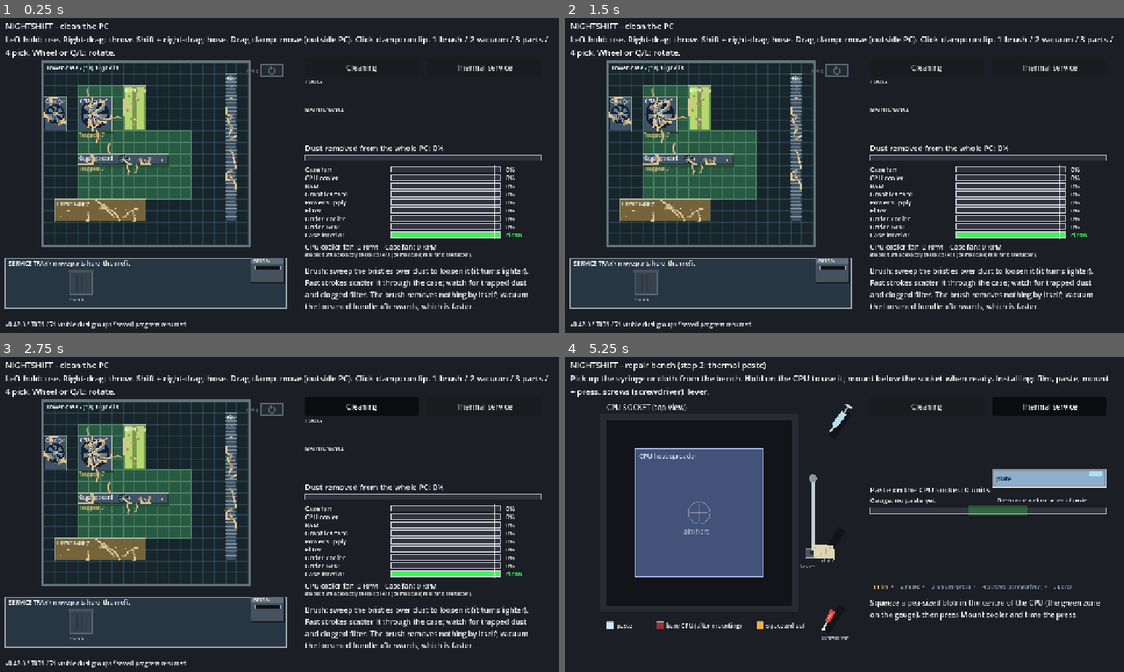
Above: before the commit, frames 1-4 (two rows, left to right).
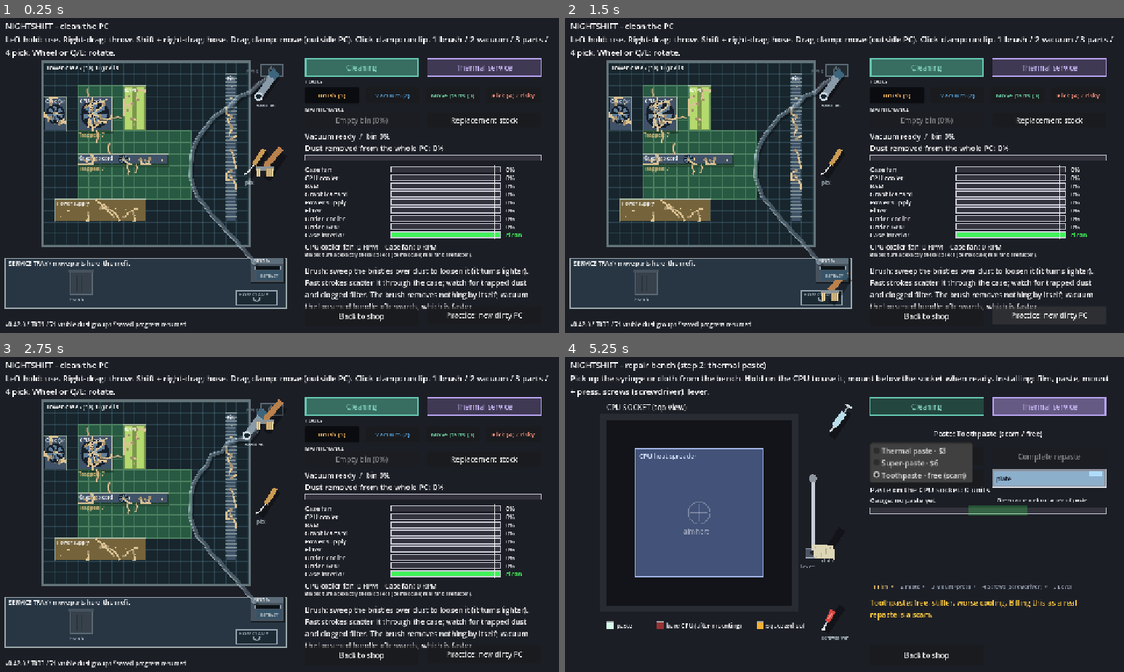
Above: after the commit, the same moments.

Repository: 123rearearcode/nighshift_real
Game: Godot game, scene res://scenes/bench.tscn
The game is run twice, just before and just after one commit, with the same random seed, the same clock (stepped at 60 frames per second) and the same inputs. This scene is started directly instead of the project's main scene.
Inputs (mouse positions are in pixels of both pictures, inside the frame that each line leads up to):
- Up to frame 1 (0.25 s): no input
- Up to frame 2 (1.5 s): click (1051, 314) at 0.5 s, where only the run after the commit has a clickable "Practice: new dirty PC"; click (1051, 314) at 1.25 s, where only the run after the commit has a clickable "Practice: new dirty PC"
- Up to frame 3 (2.75 s): click "Cleaning" at 2 s
- Up to frame 4 (5.25 s): click "Thermal service" at 2.75 s; click (989, 432) at 3.5 s, where only the run after the commit has a clickable "Paste: Thermal paste ($3)"; click (928, 479) at 4.25 s, where only the run after the commit has a clickable "Cooler base"; click (989, 432) at 5 s, where only the run after the commit has a clickable "Paste: Toothpaste (scam / fre…"

The runs differ from the first frame. In frame 1, 4.4% of the frame differs, in the area x 33-97%, y 12-97%; in frame 2, 4.4%; in frame 3, 4.4%; in frame 4, 5.9%, in the area x 54-97%, y 12-97%.
Error before the commit: Invalid assignment of property or key 'stage_buttons' with value of type 'Array' on a base object of type 'Node2D (bench_view.gd)'. (res://scripts/view/bench_u…

Commit message:
Bench UI helper: assign the typed stage_buttons array in place
Co-Authored-By: Claude Opus 5.5 <noreply@anthropic.com>
Claude-Session: https://claude.ai/code/session_01RRHyDEgCNWig31UsohEBJ7

Diff:
--- a/scripts/view/bench_ui.gd
+++ b/scripts/view/bench_ui.gd
@@ -49,7 +49,7 @@
     var stage_group := ButtonGroup.new()
     var b1: Button = _make_button("Cleaning", Vector2(bv.PANEL_X, 100), Vector2(250, 40), bv._select_stage.bind(bv.STAGE_CLEAN), stage_group)
     var b2: Button = _make_button("Thermal service", Vector2(bv.PANEL_X + 270, 100), Vector2(250, 40), bv._select_stage.bind(bv.STAGE_PASTE), stage_group)
-    bv.stage_buttons = [b1,b2]
+    bv.stage_buttons.assign([b1,b2])   # typed Array[Button] on the bench: assign, not replace
     _style_stage_button(b1,Color("65c7b1"))
     _style_stage_button(b2,Color("b7a3ef"))
     b1.button_pressed = true
